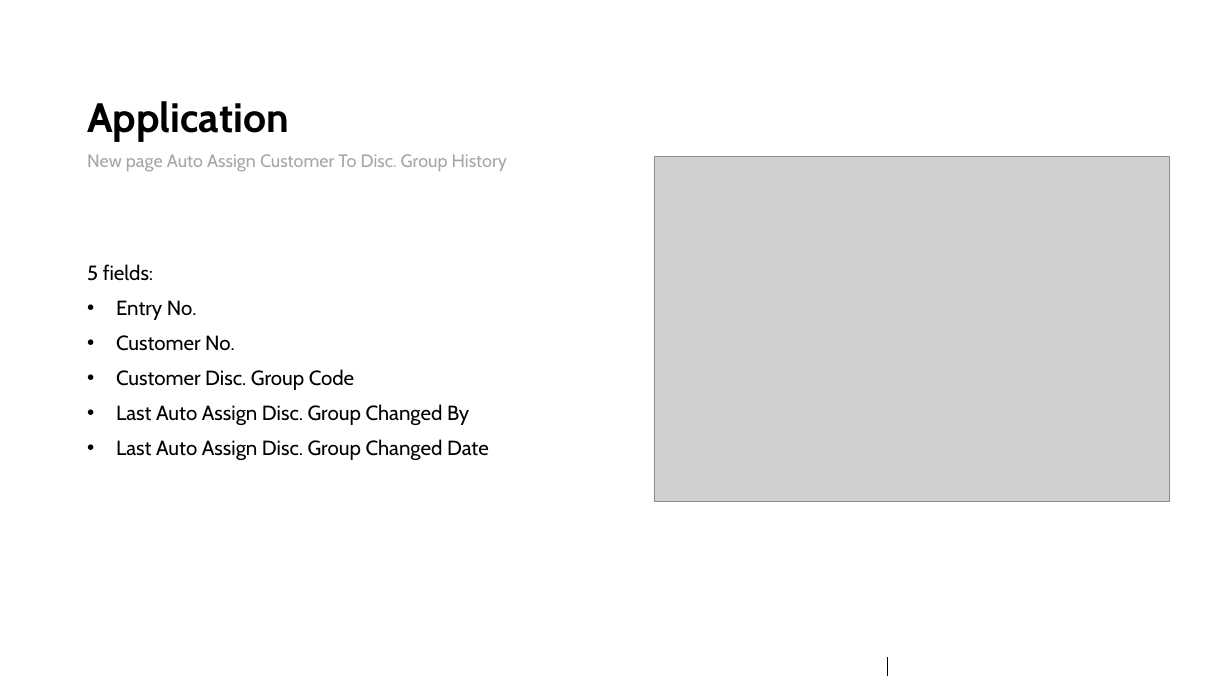
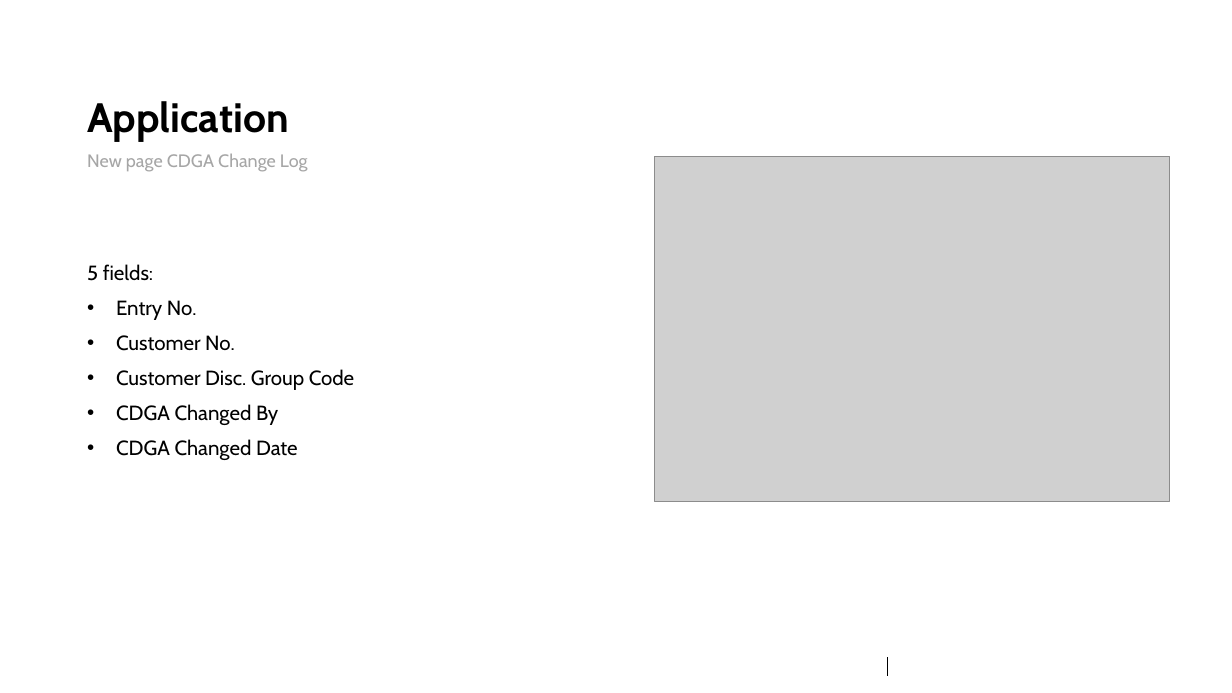
Before and after one commit to matwys/Automation-of-sales-discounts---BC-extension, a slide deck: slide 9 of Presentation.pptx. Drawn at 1232x693 pixels with LibreOffice and Linux fonts; fonts in the diff are those of the drawing; grey boxes stand for pictures; background and template pictures are left out. Boxes give left, top, right and bottom in pixels: in the first picture for what was removed or moved away, otherwise in the second. Text is boxed around its words. In the diff, an @@ line names an element or a change of style, - is before the commit and + after.

```diff
--- a/Presentation.pptx
+++ b/Presentation.pptx
@@ text at [87,153,308,172]: text changed @@
-New page Auto Assign Customer To Disc. Group History
+New page CDGA Change Log
@@ text at [116,404,298,460]: text changed @@
-• Last Auto Assign Disc. Group Changed By
-• Last Auto Assign Disc. Group Changed Date
+• CDGA Changed By
+• CDGA Changed Date
```
Also in this commit, not shown: 3 other slides changed, 14 other files.
